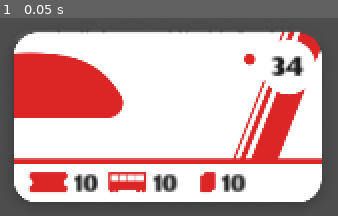
Above: before the commit, frame 1.
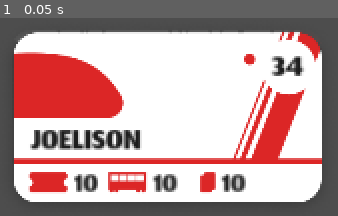
Above: after the commit, the same moment.

Repository: BarbaraEMorais/ticketToRideGame
Game: Godot game, scene res://cenas/JogadorHumano.tscn
Two runs of this game, one before a commit and one after it. Both use one fixed random seed, a clock stepped at 60 frames per second and the inputs below. This scene is started directly instead of the project's main scene.
Inputs:
- Up to frame 1 (0.05 s): no input

The runs differ from the first frame. In frame 1, 3.0% of the frame differs, in the area x 8-43%, y 56-67%.

Commit message:
Added name label to Status Jogador

Diff:
--- a/cenas/jogadores/status_jogador.tscn
+++ b/cenas/jogadores/status_jogador.tscn
@@ -22,6 +22,18 @@
 text = "34"
 horizontal_alignment = 1
 vertical_alignment = 1
+
+[node name="Nome" type="Label" parent="."]
+offset_left = -165.0
+offset_top = -8.0
+offset_right = -32.0
+offset_bottom = 63.0
+theme_override_colors/font_color = Color(0.113725, 0.113725, 0.113725, 1)
+theme_override_fonts/font = ExtResource("3_u54o8")
+theme_override_font_sizes/font_size = 60
+text = "joelison"
+vertical_alignment = 1
+uppercase = true
 
 [node name="Qtd_Destinos" type="Label" parent="."]
 offset_left = -130.0
--- a/status_jogador.gd
+++ b/status_jogador.gd
@@ -13,6 +13,9 @@
 	var color_path = "res://assets/Bilhete_" + color + ".png"
 	$Bilhete.texture = load(color_path)
 
+func set_nome(nome: String) -> void:
+	$Nome.text = nome
+
 func set_pontos(num: int) -> void:
 	$Pontos.text = num
 
